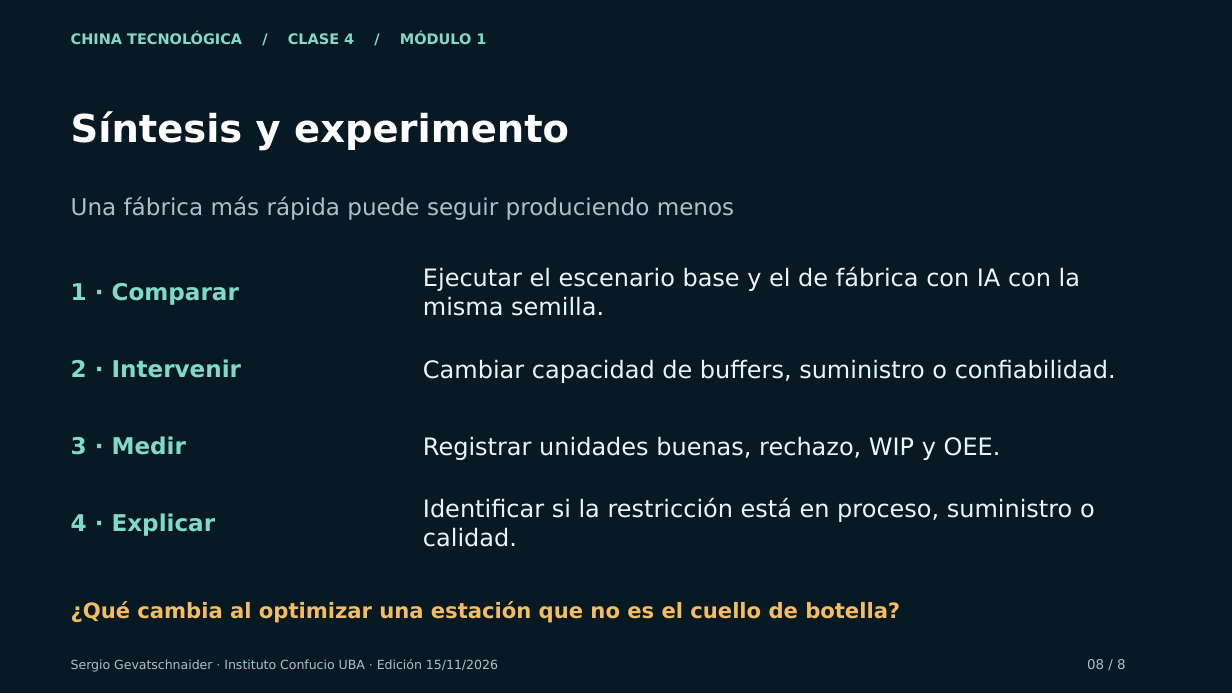
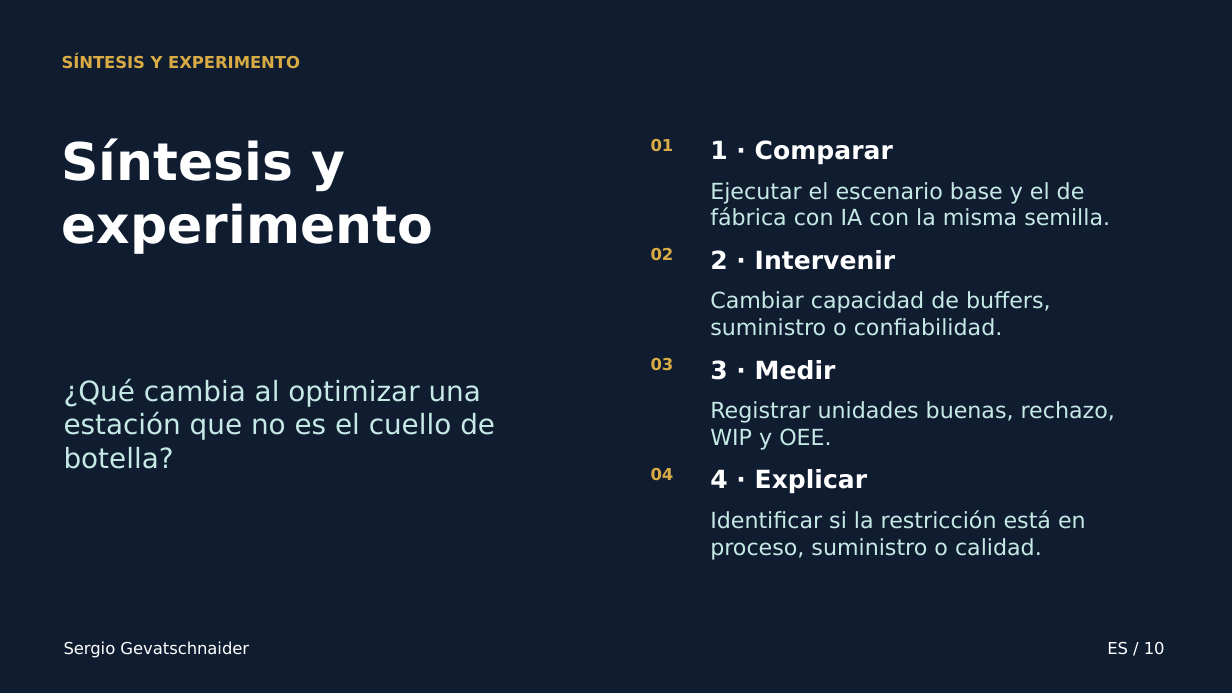
Before and after one commit to sgevatschnaider/Inteligencia-Artificial-y-Rob-tica-en-China, a slide deck: slide 10 of materiales/clase-4/ppt-1/presentacion.pptx (slide 8 before the commit). Drawn at 1232x693 pixels with LibreOffice and Linux fonts; fonts in the diff are those of the drawing. Boxes give left, top, right and bottom in pixels: in the first picture for what was removed or moved away, otherwise in the second. Text is boxed around its words. In the diff, an @@ line names an element or a change of style, - is before the commit and + after.

```diff
--- a/materiales/clase-4/ppt-1/presentacion.pptx
+++ b/materiales/clase-4/ppt-1/presentacion.pptx
@@ background #071923 to #101D31 @@
@@ text at (x1=62, y1=54, x2=300, y2=69): text changed; size 30 to 12.8 pt; text colour #FFFFFF to #D8AB45 @@
-Síntesis y experimento
+SÍNTESIS Y EXPERIMENTO
@@ text "SÍNTESIS Y EXPERIMENTO" at (x1=62, y1=54, x2=300, y2=69): vertical alignment middle to top @@
@@ text removed at (x1=71, y1=32, x2=486, y2=44) @@
-CHINA TECNOLÓGICA / CLASE 4 / MÓDULO 1
@@ text added at (x1=62, y1=139, x2=434, y2=253), 40.5 pt, text #FFFFFF, bold @@
+Síntesis y experimento
@@ text added at (x1=651, y1=139, x2=674, y2=151), 12.8 pt, text #D8AB45, bold @@
+01
@@ text "1 · Comparar" moved from (x1=71, y1=283, x2=239, y2=305) to (x1=710, y1=140, x2=893, y2=165) @@
@@ size 18.8 to 17.2 pt, text colour #EDF4F7 to #C6E9E6; vertical alignment middle to top in 4 elements at (x1=710, y1=401, x2=1115, y2=450), (x1=710, y1=510, x2=1086, y2=560), (x1=710, y1=291, x2=1051, y2=336), (x1=710, y1=182, x2=1110, y2=226) @@
@@ text "Ejecutar el escenario base y ..." moved from (x1=423, y1=267, x2=1080, y2=316) to (x1=710, y1=182, x2=1110, y2=226) @@
@@ text removed at (x1=71, y1=196, x2=734, y2=220) @@
-Una fábrica más rápida puede seguir produciendo menos
@@ text added at (x1=651, y1=248, x2=674, y2=260), 12.8 pt, text #D8AB45, bold @@
+02
@@ text "2 · Intervenir" moved from (x1=71, y1=359, x2=241, y2=378) to (x1=710, y1=250, x2=896, y2=270) @@
@@ text "Cambiar capacidad de buffers, suministro ..." moved from (x1=423, y1=359, x2=1116, y2=383) to (x1=710, y1=291, x2=1051, y2=336) @@
@@ text added at (x1=651, y1=358, x2=674, y2=371), 12.8 pt, text #D8AB45, bold @@
+03
@@ text "3 · Medir" moved from (x1=71, y1=436, x2=186, y2=455) to (x1=710, y1=360, x2=836, y2=380) @@
@@ text "¿Qué cambia al optimizar una ..." moved from (x1=71, y1=601, x2=900, y2=623) to (x1=64, y1=378, x2=495, y2=469) @@
@@ text "¿Qué cambia al optimizar una ..." at (x1=64, y1=378, x2=495, y2=469): size 16.5 to 21.8 pt, text colour #F3BD63 to #C6E9E6, bold off; vertical alignment middle to top @@
@@ text "Registrar unidades buenas, rechazo, WIP ..." moved from (x1=423, y1=436, x2=1001, y2=460) to (x1=710, y1=401, x2=1115, y2=450) @@
@@ text added at (x1=651, y1=468, x2=674, y2=480), 12.8 pt, text #D8AB45, bold @@
+04
@@ size 18 to 19.5 pt, text colour #80DACA to #FFFFFF; vertical alignment middle to top in 4 elements at (x1=710, y1=140, x2=893, y2=165), (x1=710, y1=250, x2=896, y2=270), (x1=710, y1=360, x2=836, y2=380), (x1=710, y1=469, x2=868, y2=494) @@
@@ text "4 · Explicar" moved from (x1=71, y1=513, x2=216, y2=536) to (x1=710, y1=469, x2=868, y2=494) @@
@@ text "Identificar si la restricción está ..." moved from (x1=423, y1=498, x2=1095, y2=547) to (x1=710, y1=510, x2=1086, y2=560) @@
@@ text added at (x1=64, y1=641, x2=249, y2=658), 12.8 pt, text #FFFFFF @@
+Sergio Gevatschnaider
@@ text removed at (x1=71, y1=659, x2=498, y2=672) @@
-Sergio Gevatschnaider · Instituto Confucio UBA · Edición 15/11/2026
@@ text removed at (x1=1087, y1=659, x2=1126, y2=669) @@
-08 / 8
@@ text added at (x1=1107, y1=642, x2=1165, y2=655), 12.8 pt, text #FFFFFF @@
+ES / 10
```
Also in this commit, not shown: 5 other slides changed, 4 slides added, 2 slides removed, 46 other files.
